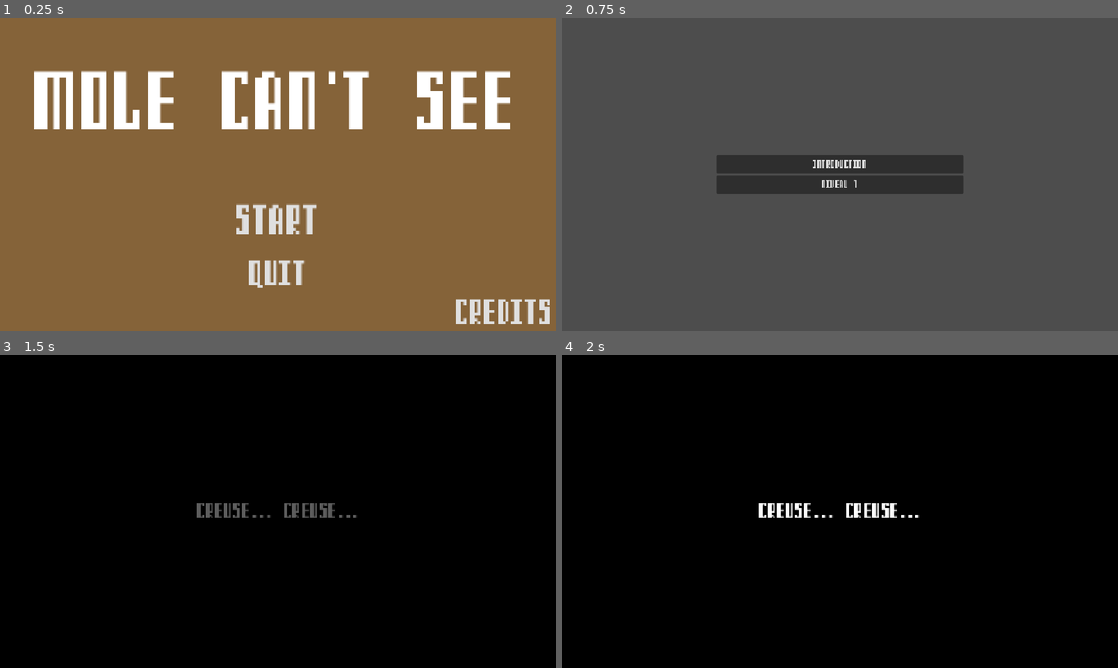
Above: before the commit, frames 1-4 (two rows, left to right).
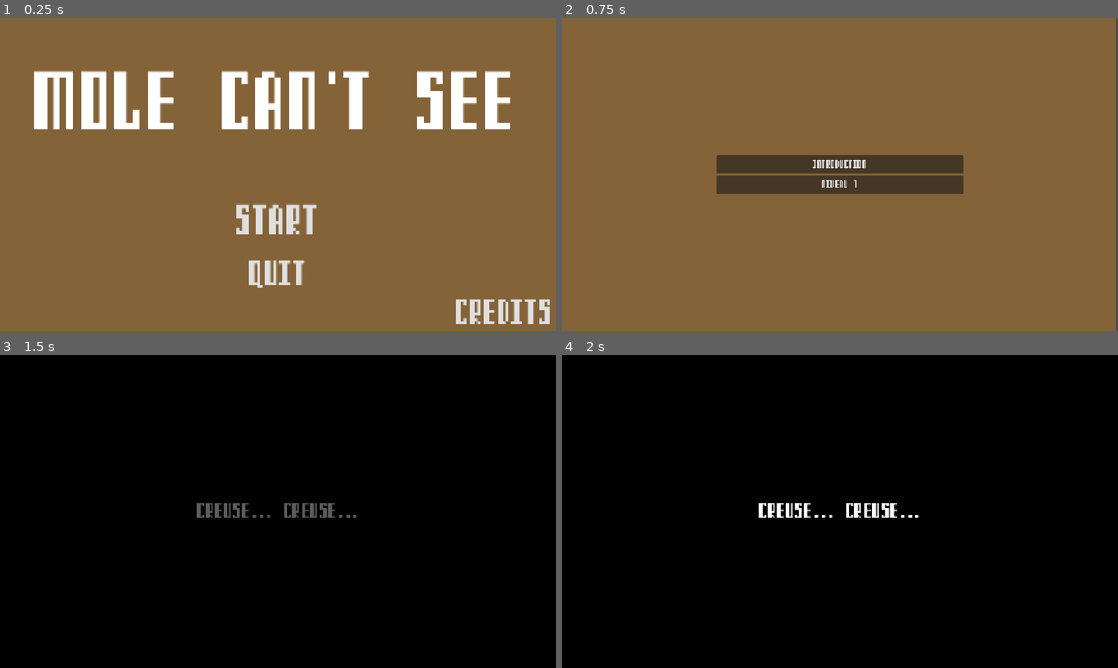
Above: after the commit, the same moments.

Repository: PandaMaki/game-jam-baudo
Game: Godot game, scene res://scenes/UI/main.tscn
Two runs of this game, one before a commit and one after it. Both use one fixed random seed, a clock stepped at 60 frames per second and the inputs below. The engine's default icon, where the game draws it, is replaced by a stand-in: a white triangle on a blue panel in a dark square.
Inputs:
- Up to frame 1 (0.25 s): no input
- Up to frame 2 (0.75 s): click "START" at 0.5 s
- Up to frame 3 (1.5 s): click "Introduction" at 1.25 s
- Up to frame 4 (2 s): no input

The runs differ from the first frame. In frame 2, 95% of the frame differs, in the area x 0-100%, y 0-100%; in frame 3, nothing differs; in frame 4, nothing differs.

Commit message:
game over

Diff:
--- a/game_over.gd
+++ b/game_over.gd
@@ -12,4 +12,10 @@
 
 
 func _on_button_pressed() -> void:
-	emit_signal("restart")
+	hide()
+	get_tree().paused = false
+	get_tree().change_scene_to_file("res://scenes/UI/level_chooser.tscn")
+
+
+func _on_button_2_pressed() -> void:
+	get_tree().change_scene_to_file("res://scenes/UI/main.tscn")
--- a/game_over.tscn
+++ b/game_over.tscn
@@ -1,24 +1,44 @@
 [gd_scene format=3 uid="uid://dfqivb6uxhh11"]
 
 [ext_resource type="Script" uid="uid://dek8y5cumb040" path="res://game_over.gd" id="1_y26ei"]
+[ext_resource type="FontFile" uid="uid://buq4j6ecnp07l" path="res://assets/fonts/Computer Speak v0.3.ttf" id="2_yxx3c"]
 
 [node name="game_over" type="CanvasLayer" unique_id=938645877]
 script = ExtResource("1_y26ei")
+
+[node name="ColorRect" type="ColorRect" parent="." unique_id=1880608209]
+offset_right = 1148.0
+offset_bottom = 646.0
+color = Color(0.52156866, 0.3882353, 0.22352941, 1)
 
 [node name="Label" type="Label" parent="." unique_id=926284303]
 offset_left = 254.0
 offset_top = 30.0
 offset_right = 560.0
 offset_bottom = 82.0
+theme_override_fonts/font = ExtResource("2_yxx3c")
 theme_override_font_sizes/font_size = 113
 text = "GAME OVER "
 
 [node name="Button" type="Button" parent="." unique_id=1756518116]
-offset_left = 401.0
-offset_top = 317.0
-offset_right = 741.0
-offset_bottom = 475.0
+offset_left = 399.0
+offset_top = 227.0
+offset_right = 739.0
+offset_bottom = 385.0
+theme_override_fonts/font = ExtResource("2_yxx3c")
 theme_override_font_sizes/font_size = 60
-text = "RESTART?"
+text = "RESTART"
+flat = true
+
+[node name="Button2" type="Button" parent="." unique_id=1095841085]
+offset_left = 415.0
+offset_top = 401.0
+offset_right = 718.0
+offset_bottom = 516.0
+theme_override_fonts/font = ExtResource("2_yxx3c")
+theme_override_font_sizes/font_size = 60
+text = "MENU"
+flat = true
 
 [connection signal="pressed" from="Button" to="." method="_on_button_pressed"]
+[connection signal="pressed" from="Button2" to="." method="_on_button_2_pressed"]
--- a/levels/level_1.gd
+++ b/levels/level_1.gd
@@ -10,6 +10,3 @@
 	print("sous sol")
 	$Surface.enabled = false
 	$SousSol.enabled = true
-
-func _on_player_mort() -> void:
-	emit_signal("vrai_mort")
--- a/scenes/UI/level_chooser.tscn
+++ b/scenes/UI/level_chooser.tscn
@@ -5,6 +5,11 @@
 
 [node name="LevelChooser" type="CanvasLayer" unique_id=162894512]
 script = ExtResource("1_0bc33")
+
+[node name="ColorRect" type="ColorRect" parent="." unique_id=1495740661]
+offset_right = 1147.0
+offset_bottom = 647.0
+color = Color(0.52156866, 0.3882353, 0.22352941, 1)
 
 [node name="VBoxContainer" type="VBoxContainer" parent="." unique_id=1292223711]
 anchors_preset = 8
--- a/scenes/UI/main.gd
+++ b/scenes/UI/main.gd
@@ -17,6 +17,7 @@
 
 func _on_game_over_restart() -> void:
 	$game_over.hide()
+	$LevelChooser.show()
 	get_tree().paused = false
 	#$game.show()
 
--- a/scenes/UI/menu.tscn
+++ b/scenes/UI/menu.tscn
@@ -12,7 +12,7 @@
 anchor_bottom = 1.0
 grow_horizontal = 2
 grow_vertical = 2
-color = Color(0.52235776, 0.3882784, 0.2243315, 1)
+color = Color(0.52156866, 0.3882353, 0.22352941, 1)
 
 [node name="start" type="Button" parent="." unique_id=1837189026]
 offset_left = 376.0
--- a/scenes/player/player.gd
+++ b/scenes/player/player.gd
@@ -14,6 +14,9 @@
 @export var vie_max = 100
 var vie = 100
 var position_depart = Vector2.ZERO
+
+func fin():
+	get_tree().change_scene_to_file("res://game_over.tscn")
 
 # Vrai pendant l'animation : empêche de lancer un 2e déplacement en même temps
 var en_mouvement = false
@@ -53,6 +56,7 @@
 
 func die():
 	emit_signal("mort")
+	fin()
 
 func essayer_deplacer(dir: Vector2) -> void:
 	var mouvement = dir * taille_case
